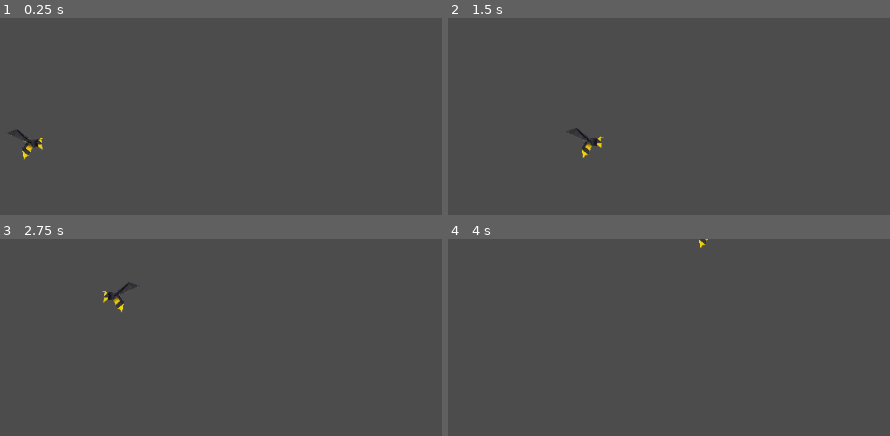
Above: before the commit, frames 1-4 (two rows, left to right).
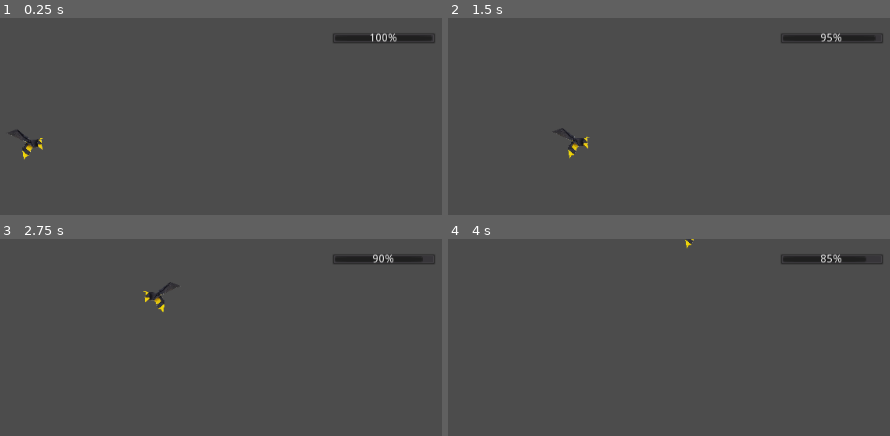
Above: after the commit, the same moments.

Repository: clement-or/OpenJam2020
Game: Godot game, scene res://scenes/TestScene.tscn
Same seed, same stepped clock (60 frames per second), same inputs: the game is played once before the commit and once after it. The project has no main scene, so this scene is started directly.
Inputs:
- Up to frame 1 (0.25 s): no input
- Up to frame 2 (1.5 s): hold Up (ui_up) 0.53-1.28 s; hold Right (ui_right) from 0.53 s (still down); tap Up (ui_up) at 1.35 s
- Up to frame 3 (2.75 s): tap Up (ui_up) at 1.52, 1.82 s; release Right (ui_right) at 2.03 s; hold Left (ui_left) from 2.03 s (still down); hold Up (ui_up) from 2.03 s (still down)
- Up to frame 4 (4 s): release Left (ui_left) at 2.78 s; release Up (ui_up) at 2.78 s; hold Right (ui_right) from 2.78 s (still down); tap Up (ui_up) at 2.85, 3.02, 3.32 s; hold Up (ui_up) from 3.53 s (still down)

The runs differ from the first frame. In frame 1, 0.8% of the frame differs, in the area x 75-99%, y 7-13%; in frame 2, 1.3%, in the area x 23-99%, y 7-72%; in frame 3, 1.3%; in frame 4, 0.8%.

Commit message:
Déplacement abeille

Diff:
--- a/nodes/player/Player.gd
+++ b/nodes/player/Player.gd
@@ -8,8 +8,13 @@
 export var h_acceleration = 10
 export var h_max_speed = 150
 
-# The velocity of the bee
+# La valeur de vol
+export var max_flight = 100
+var cur_flight = 100
+
+# La vélocité de l'abeille
 var velocity = Vector2.ZERO
+var acceleration = Vector2.ZERO
 
 
 func _ready():
@@ -25,12 +30,22 @@
 	var x_vel = int(Input.is_action_pressed("ui_right")) - int(Input.is_action_pressed("ui_left"))
 	var y_vel = int(Input.is_action_pressed("ui_up"))
 
+	# Soustraire la valeur de vol
+	if Input.is_action_pressed("ui_up"):
+		cur_flight -= .1
+
+	# Empêcher le joueur de voler si il n'a plus de vol disponible
+	if cur_flight <= 0:
+		y_vel = 0
+
 	# Mouvement vertical
-	velocity.y -= y_vel * v_acceleration
+	acceleration.y = - y_vel * v_acceleration
+	velocity.y += acceleration.y
 	velocity.y = clamp(velocity.y, -v_max_speed, 1000)
 
 	# Mouvement horizontal
-	velocity.x += x_vel * v_acceleration
+	acceleration.x = x_vel * h_acceleration
+	velocity.x += acceleration.x
 	if !x_vel:
 		velocity.x = lerp(velocity.x, 0, .8)
 	velocity.x = clamp(velocity.x, -h_max_speed, h_max_speed)
@@ -42,6 +57,14 @@
 	# Appliquer le mouvement
 	velocity = move_and_slide(velocity)
 
+	# Dessiner les choses définies dans la fonction _draw()
+	update()
+
 
 func _animation():
 	$Sprite.flip_h = velocity.x < 0
+
+func _draw():
+	return
+	draw_line(position, position+acceleration, Color.red)
+	draw_circle(position+acceleration, 2, Color.red)
--- /dev/null
+++ b/nodes/ui/flight_bar/FlightBar.gd
@@ -0,0 +1,12 @@
+extends ProgressBar
+
+export(NodePath) var player_path
+var player
+
+func _ready():
+	if player_path:
+		player = get_node(player_path)
+
+func _process(delta):
+	if player:
+		value = player.cur_flight
--- /dev/null
+++ b/nodes/ui/flight_bar/FlightBar.tscn
@@ -0,0 +1,12 @@
+[gd_scene load_steps=2 format=2]
+
+[ext_resource path="res://nodes/ui/flight_bar/FlightBar.gd" type="Script" id=1]
+
+[node name="ProgressBar" type="ProgressBar"]
+margin_right = 132.0
+margin_bottom = 14.0
+value = 40.0
+script = ExtResource( 1 )
+__meta__ = {
+"_edit_use_anchors_": false
+}
--- a/scenes/TestScene.tscn
+++ b/scenes/TestScene.tscn
@@ -1,6 +1,7 @@
-[gd_scene load_steps=3 format=2]
+[gd_scene load_steps=4 format=2]
 
 [ext_resource path="res://nodes/player/Player.tscn" type="PackedScene" id=1]
+[ext_resource path="res://nodes/ui/flight_bar/FlightBar.tscn" type="PackedScene" id=2]
 
 [sub_resource type="RectangleShape2D" id=1]
 extents = Vector2( 501.278, 65.6769 )
@@ -16,3 +17,10 @@
 [node name="CollisionShape2D" type="CollisionShape2D" parent="StaticBody2D"]
 position = Vector2( -17.8381, -27.3517 )
 shape = SubResource( 1 )
+
+[node name="ProgressBar" parent="." instance=ExtResource( 2 )]
+margin_left = 875.655
+margin_top = 18.6878
+margin_right = 1007.65
+margin_bottom = 32.6878
+player_path = NodePath("../Player")
